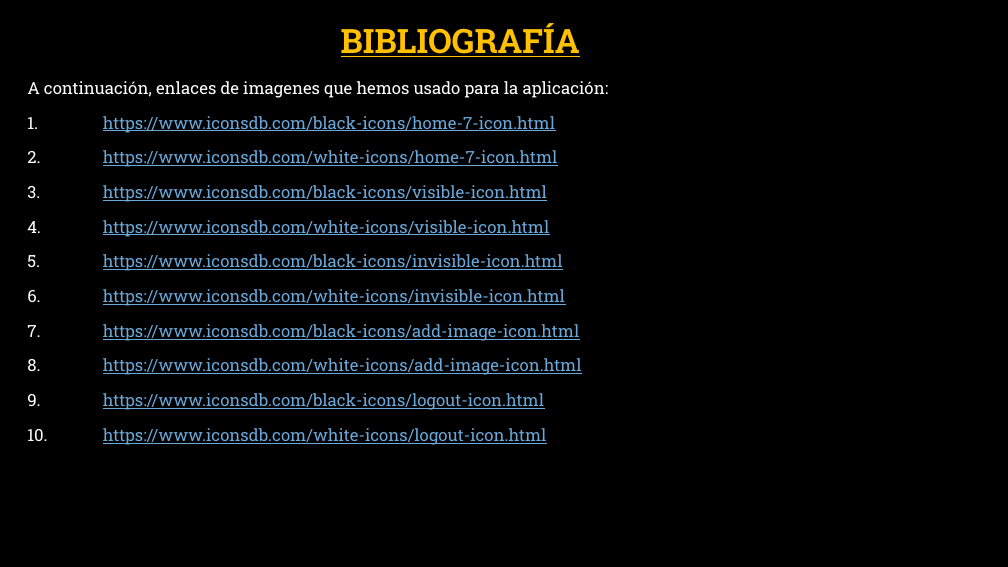
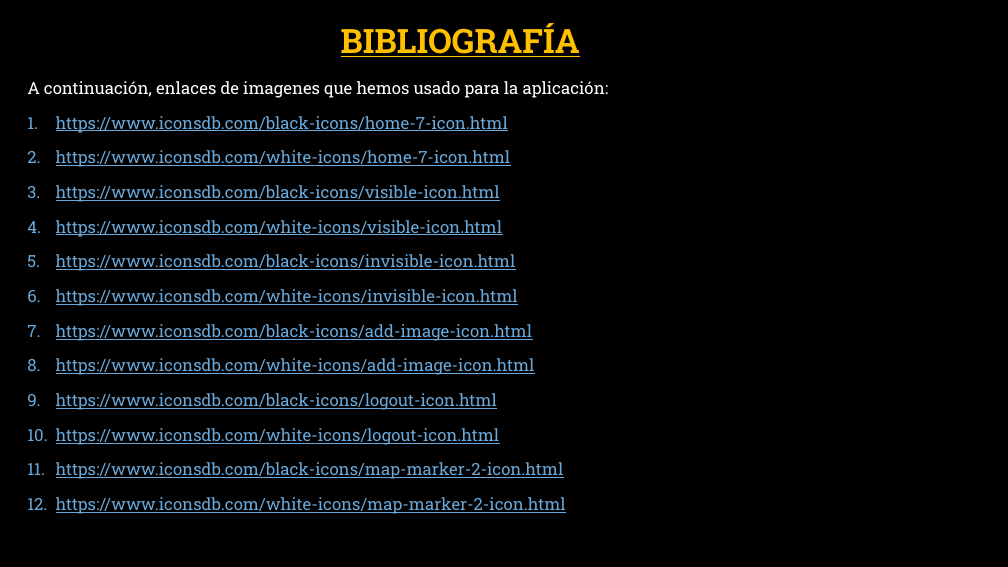
Before and after one commit to Fleon02/VolandoVoy, a slide deck: slide 22 of Presentación Trabajo Fin De Grado David Corredor Miguel, Antonio Castillo y Francisco Leon.pptx. Drawn at 1008x567 pixels with LibreOffice and Linux fonts; fonts in the diff are those of the drawing; background and template pictures are left out. Boxes give left, top, right and bottom in pixels: in the first picture for what was removed or moved away, otherwise in the second. Text is boxed around its words. In the diff, an @@ line names an element or a change of style, - is before the commit and + after.

```diff
--- a/Presentación Trabajo Fin De Grado David Corredor Miguel, Antonio Castillo y Francisco Leon.pptx
+++ b/Presentación Trabajo Fin De Grado David Corredor Miguel, Antonio Castillo y Francisco Leon.pptx
@@ text at (56, 116, 566, 514): text changed @@
-1. https://www.iconsdb.com/black-icons/home-7-icon.html
-2. https://www.iconsdb.com/white-icons/home-7-icon.html
-3. https://www.iconsdb.com/black-icons/visible-icon.html
-4. https://www.iconsdb.com/white-icons/visible-icon.html
-5. https://www.iconsdb.com/black-icons/invisible-icon.html
-6. https://www.iconsdb.com/white-icons/invisible-icon.html
-7. https://www.iconsdb.com/black-icons/add-image-icon.html
-8. https://www.iconsdb.com/white-icons/add-image-icon.html
-9. https://www.iconsdb.com/black-icons/logout-icon.html
-10. https://www.iconsdb.com/white-icons/logout-icon.html
+1. https://www.iconsdb.com/black-icons/home-7-icon.html
+2. https://www.iconsdb.com/white-icons/home-7-icon.html
+3. https://www.iconsdb.com/black-icons/visible-icon.html
+4. https://www.iconsdb.com/white-icons/visible-icon.html
+5. https://www.iconsdb.com/black-icons/invisible-icon.html
+6. https://www.iconsdb.com/white-icons/invisible-icon.html
+7. https://www.iconsdb.com/black-icons/add-image-icon.html
+8. https://www.iconsdb.com/white-icons/add-image-icon.html
+9. https://www.iconsdb.com/black-icons/logout-icon.html
+10. https://www.iconsdb.com/white-icons/logout-icon.html
+11. https://www.iconsdb.com/black-icons/map-marker-2-icon.html
+12. https://www.iconsdb.com/white-icons/map-marker-2-icon.html
```
Also in this commit, not shown: 3 other slides changed, 3 other files.
